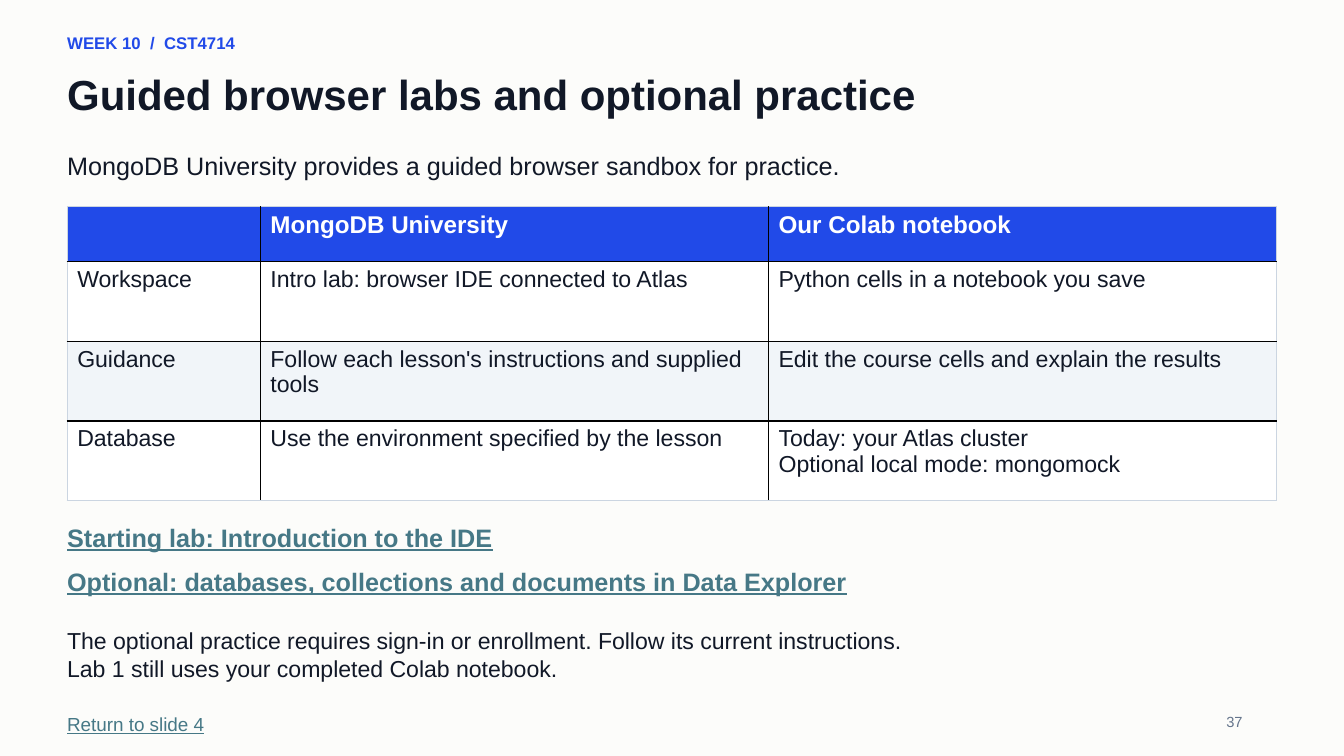
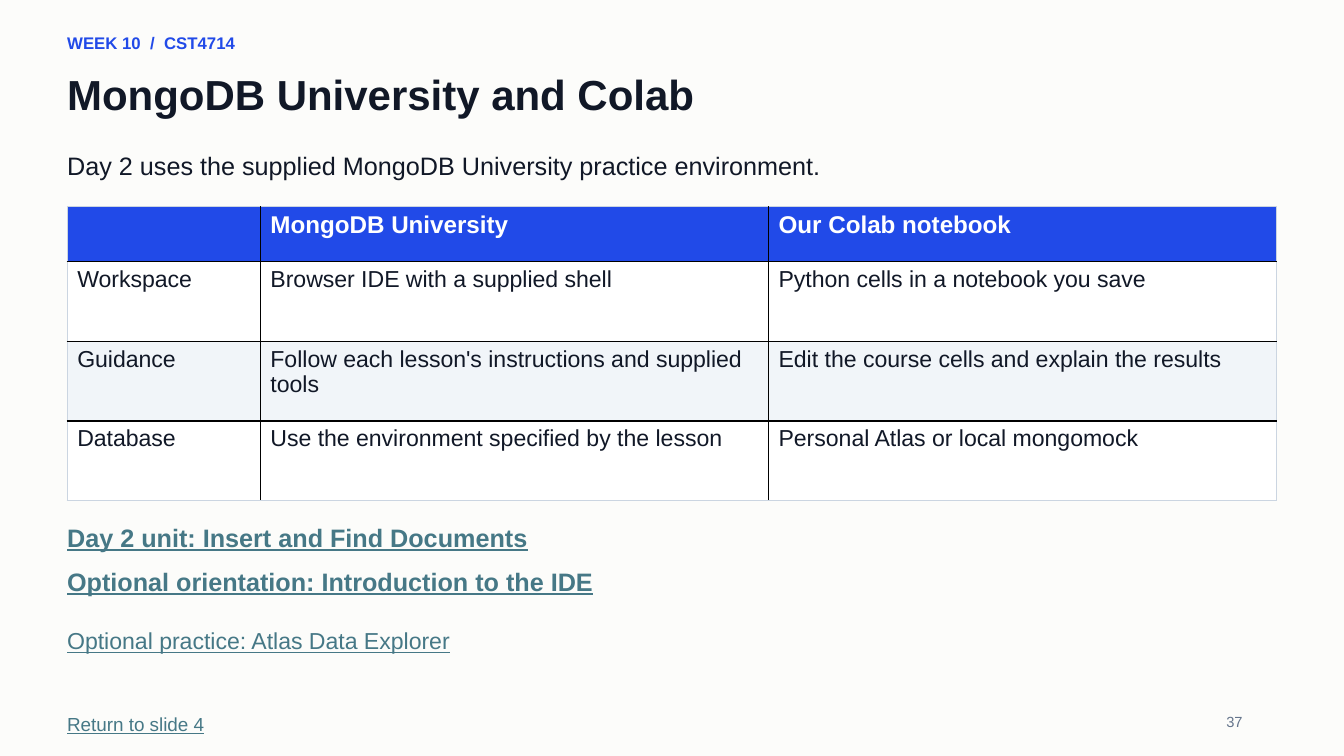
Before and after one commit to lolusername/CST4714_DB_admin, a slide deck: slide 37 of week_10/week_10_mql_document_modeling.pptx. Drawn at 1344x756 pixels with LibreOffice and Linux fonts; fonts in the diff are those of the drawing. Boxes give left, top, right and bottom in pixels: in the first picture for what was removed or moved away, otherwise in the second. Text is boxed around its words. In the diff, an @@ line names an element or a change of style, - is before the commit and + after.

```diff
--- a/week_10/week_10_mql_document_modeling.pptx
+++ b/week_10/week_10_mql_document_modeling.pptx
@@ text at (67, 79, 694, 118): text changed @@
-Guided browser labs and optional practice
+MongoDB University and Colab
@@ text at (67, 156, 821, 181): text changed @@
-MongoDB University provides a guided browser sandbox for practice.
+Day 2 uses the supplied MongoDB University practice environment.
@@ table at (68, 207, 1277, 501) @@
-row 2, column 2: Intro lab: browser IDE connected to Atlas
+row 2, column 2: Browser IDE with a supplied shell
-row 4, column 3: Today: your Atlas cluster / Optional local mode: mongomock
+row 4, column 3: Personal Atlas or local mongomock
@@ text at (67, 528, 527, 552): text changed @@
-Starting lab: Introduction to the IDE
+Day 2 unit: Insert and Find Documents
@@ text at (67, 572, 593, 596): text changed @@
-Optional: databases, collections and documents in Data Explorer
+Optional orientation: Introduction to the IDE
@@ text at (67, 632, 450, 654): text changed; text colour #111827 to #467886 @@
-The optional practice requires sign-in or enrollment. Follow its current instructions.
-Lab 1 still uses your completed Colab notebook.
+Optional practice: Atlas Data Explorer
```
Also in this commit, not shown: 7 other slides changed, 4 other files.
